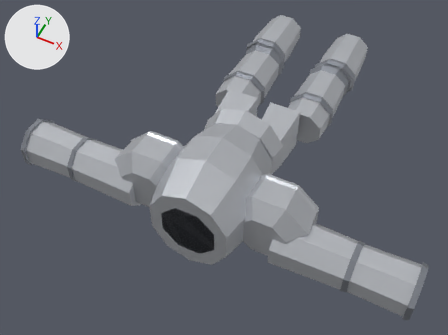
One commit to the glTF model client/public/models/armour/armor_plate.glb: the scene before it, then after it.
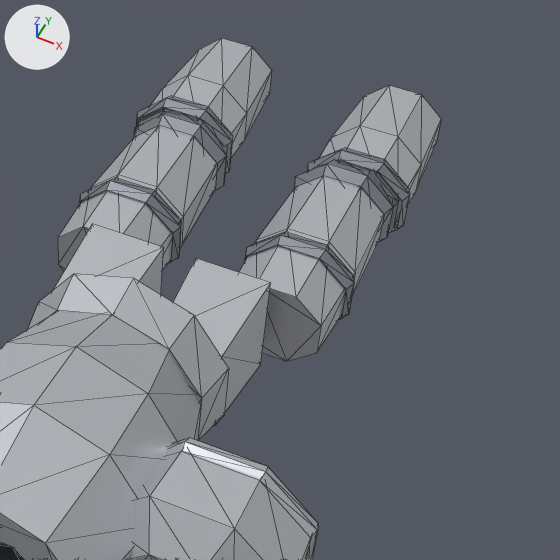
Each version appears first whole from a 50 mm lens placed at (0.976, -3.629, 2.545), pointed at (-0.107, -1.464, -0.162), and next in a close-up on the part from 43% to 93% of the width and 0% to 66% of the height. Every picture has the same lights, and +X, +Y and +Z are marked at upper left. The older version's two pictures come first. The close-ups show mesh edges as thin lines. Vertices at exactly the same position are counted once.

Objects in the first close-up: 'Abdomen', 'LowerLegL', 'LowerLegR', 'Torso', 'UpperArmL', 'UpperLegL', 'UpperLegR'.
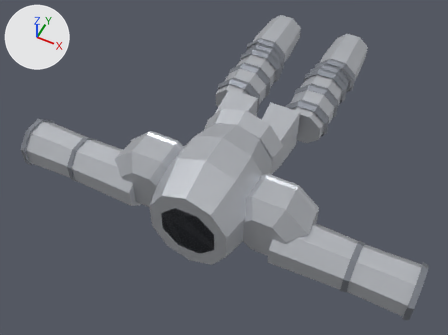
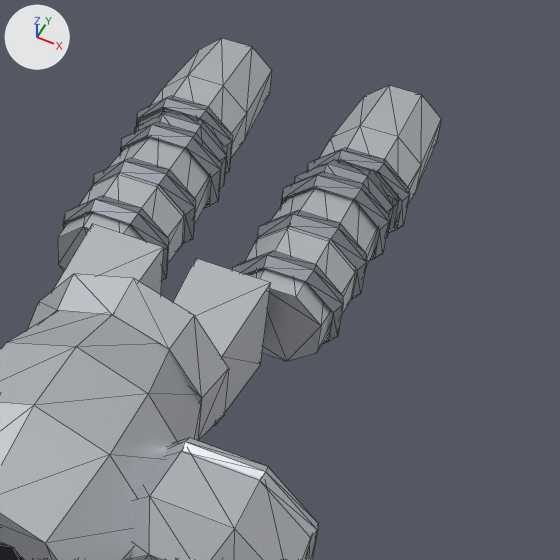
Pixel boxes (x1, y1, x2, y2) of what changed, in the close-ups (560 x 560 px):
```json
{"object": "UpperLegL", "change": "reshaped", "before": [239, 159, 393, 361], "after": [232, 159, 393, 361]}
{"object": "UpperLegR", "change": "reshaped", "before": [58, 110, 227, 271], "after": [58, 110, 227, 280]}
{"part": 1, "of": "me_upperlegl", "change": "added", "after": [232, 251, 343, 343]}
{"part": 2, "of": "me_upperlegl", "change": "added", "after": [257, 210, 367, 299]}
{"part": 3, "of": "me_upperlegl", "change": "added", "after": [280, 172, 389, 260]}
{"part": 4, "of": "me_upperlegl", "change": "deleted", "before": [245, 232, 354, 319]}
{"part": 5, "of": "me_upperlegr", "change": "added", "after": [63, 196, 169, 280]}
{"part": 6, "of": "me_upperlegr", "change": "added", "after": [92, 158, 196, 244]}
{"part": 7, "of": "me_upperlegr", "change": "added", "after": [120, 122, 221, 208]}
{"part": 8, "of": "me_upperlegr", "change": "deleted", "before": [79, 178, 181, 263]}
```

Edits to the scene script, one JSON object a line:
```json
{"block": "me_upperlegl", "where": "# used by ob_upperlegl; location = (0.0, 0.0, 0.0)"}
{"op": "remove", "block": "me_upperlegl", "code": "me_upperlegl.from_pydata(...)  # 72 vertices, 120 faces; spans x 0.085..0.355, y -1.12..-0.6, z -0.122..0.122"}
{"op": "add", "block": "me_upperlegl", "code": "me_upperlegl.from_pydata(...)  # 120 vertices, 184 faces; spans x 0.083..0.357, y -1.12..-0.6, z -0.124..0.124"}
{"block": "me_upperlegl", "change": "me_upperlegl part 1: a new loose piece of 24 vertices spanning x 0.083..0.357, y -1.072..-1.008, z -0.124..0.124, in mat_darksteel (grey #90959e)"}
{"block": "me_upperlegl", "change": "me_upperlegl part 2: a new loose piece of 24 vertices spanning x 0.083..0.357, y -0.912..-0.848, z -0.124..0.124, in mat_darksteel (grey #90959e)"}
{"block": "me_upperlegl", "change": "me_upperlegl part 3: a new loose piece of 24 vertices spanning x 0.083..0.357, y -0.752..-0.688, z -0.124..0.124, in mat_darksteel (grey #90959e)"}
{"block": "me_upperlegl", "change": "me_upperlegl part 4: the loose piece of 24 vertices spanning x 0.085..0.355, y -0.986..-0.934, z -0.122..0.122 is deleted"}
{"block": "me_upperlegr", "where": "# used by ob_upperlegr; location = (0.0, 0.0, 0.0)"}
{"op": "remove", "block": "me_upperlegr", "code": "me_upperlegr.from_pydata(...)  # 72 vertices, 120 faces; spans x -0.355..-0.085, y -1.12..-0.6, z -0.122..0.122"}
{"op": "add", "block": "me_upperlegr", "code": "me_upperlegr.from_pydata(...)  # 120 vertices, 184 faces; spans x -0.357..-0.083, y -1.12..-0.6, z -0.124..0.124"}
{"block": "me_upperlegr", "change": "me_upperlegr part 5: a new loose piece of 24 vertices spanning x -0.357..-0.083, y -1.072..-1.008, z -0.124..0.124, in mat_darksteel (grey #90959e)"}
{"block": "me_upperlegr", "change": "me_upperlegr part 6: a new loose piece of 24 vertices spanning x -0.357..-0.083, y -0.912..-0.848, z -0.124..0.124, in mat_darksteel (grey #90959e)"}
{"block": "me_upperlegr", "change": "me_upperlegr part 7: a new loose piece of 24 vertices spanning x -0.357..-0.083, y -0.752..-0.688, z -0.124..0.124, in mat_darksteel (grey #90959e)"}
{"block": "me_upperlegr", "change": "me_upperlegr part 8: the loose piece of 24 vertices spanning x -0.355..-0.085, y -0.986..-0.934, z -0.122..0.122 is deleted"}
```
